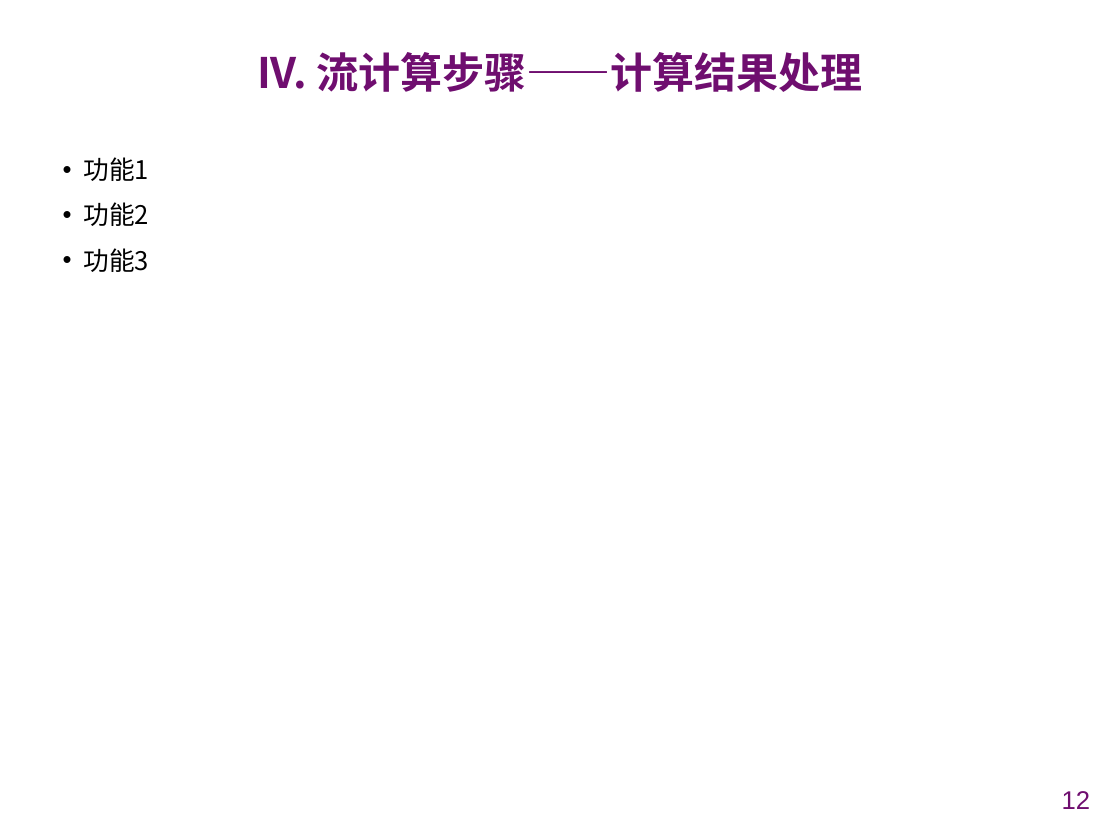
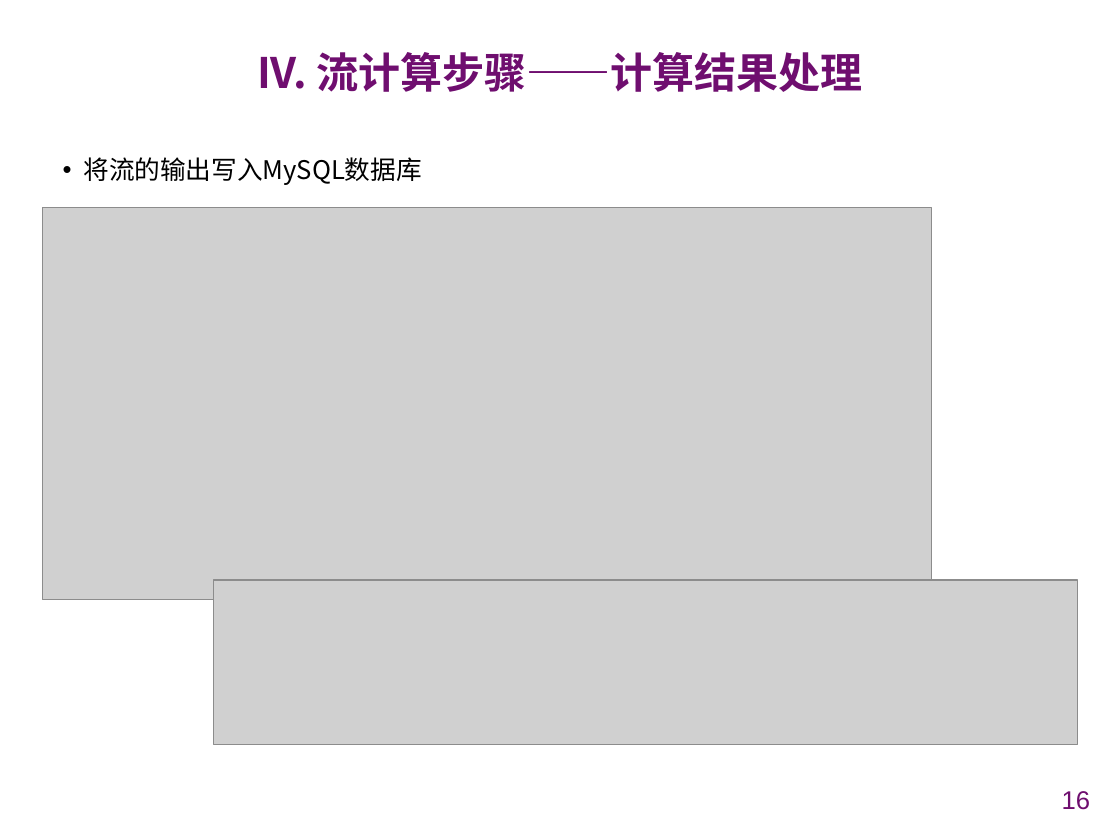
Before and after one commit to chenxiao2402/NJUSE-CloudComputing, a slide deck: slide 16 of PPT/云计算 Streaming 实现汇报.pptx (slide 12 before the commit). Drawn at 1120x840 pixels with LibreOffice and Linux fonts; fonts in the diff are those of the drawing; grey boxes stand for pictures; background and template pictures are left out. Boxes give left, top, right and bottom in pixels: in the first picture for what was removed or moved away, otherwise in the second. Text is boxed around its words. In the diff, an @@ line names an element or a change of style, - is before the commit and + after.

```diff
--- a/PPT/云计算 Streaming 实现汇报.pptx
+++ b/PPT/云计算 Streaming 实现汇报.pptx
@@ text at (84, 157, 422, 185): text changed @@
-• 功能1
-• 功能2
-• 功能3
+• 将流的输出写入MySQL数据库
@@ picture added at (43, 208, 932, 600) @@
@@ picture added at (214, 580, 1079, 745) @@
@@ page number at (1062, 791, 1090, 810): text changed @@
-12
+16
```
Also in this commit, not shown: 9 other slides changed, 8 slides added, 1 other file.
